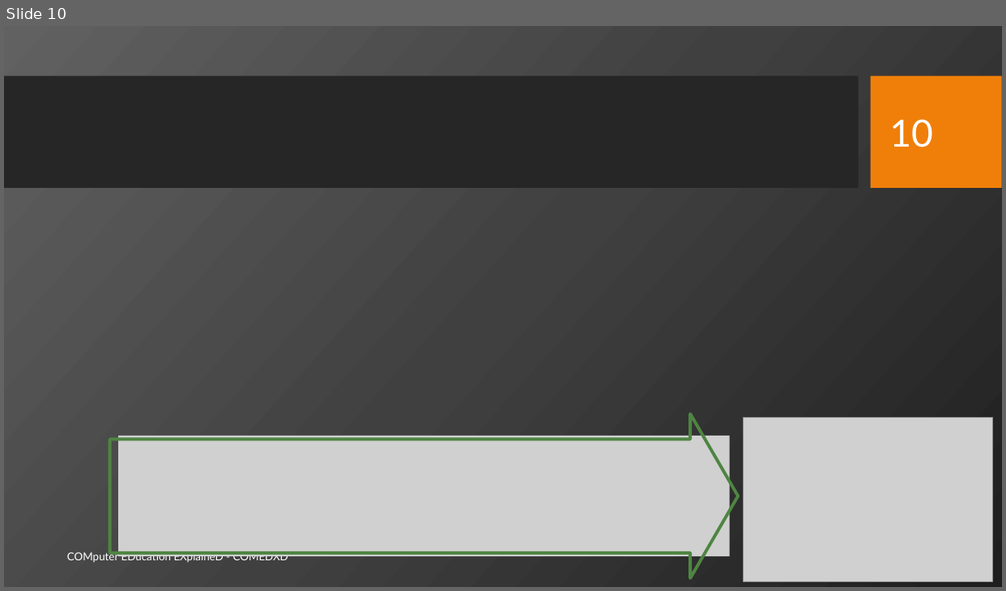
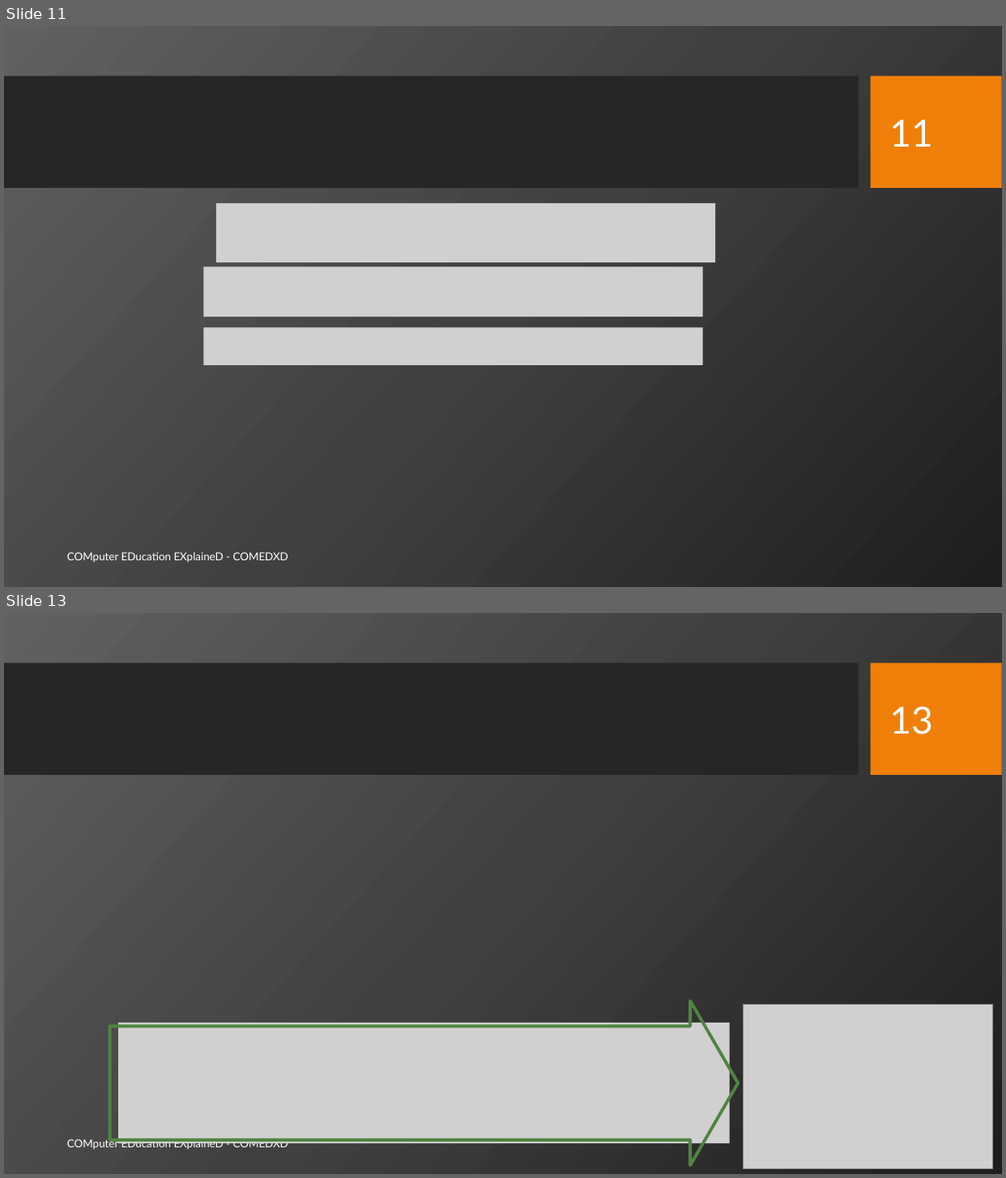
Before and after one commit to sajjo79/Machine-Learning, a slide deck: Slides/ML-Ch4-Parametric Methods-II.pptx. Shown one above the other, each under a label of ours: slide 10 before the commit, slides 11 and 13 after it; the slides between them are not shown. The pictures are 1006x591 and 1006x1178 pixels, drawn with LibreOffice and Linux fonts; fonts in the diff are those of the drawing; grey boxes stand for pictures; background and template pictures are left out. Boxes give left, top, right and bottom in pixels: in the first picture for what was removed or moved away, otherwise in the second. Text is boxed around its words. In the diff, an @@ line names an element or a change of style, - is before the commit and + after.

```diff
--- a/Slides/ML-Ch4-Parametric Methods-II.pptx
+++ b/Slides/ML-Ch4-Parametric Methods-II.pptx
@@ slide 11 added at [4,26,1002,587], background picture (left out); not listed: 2 template elements that a slide beside it also shows @@
@@ page number added at [889,119,933,147], 36 pt, text #FFFFFF @@
+11
@@ picture added at [216,203,715,263] @@
@@ picture added at [204,267,703,318] @@
@@ picture added at [204,327,703,365] @@
@@ text added at [67,552,288,562], 10.5 pt, text #FFFFFF @@
+COMputer EDucation EXplaineD - COMEDXD
@@ what was slide 10 is now slide 13 @@
@@ page number at [889,706,933,735]: text changed @@
-10
+13
```
Also in this commit, not shown: 6 slides changed, 5 other slides added.
